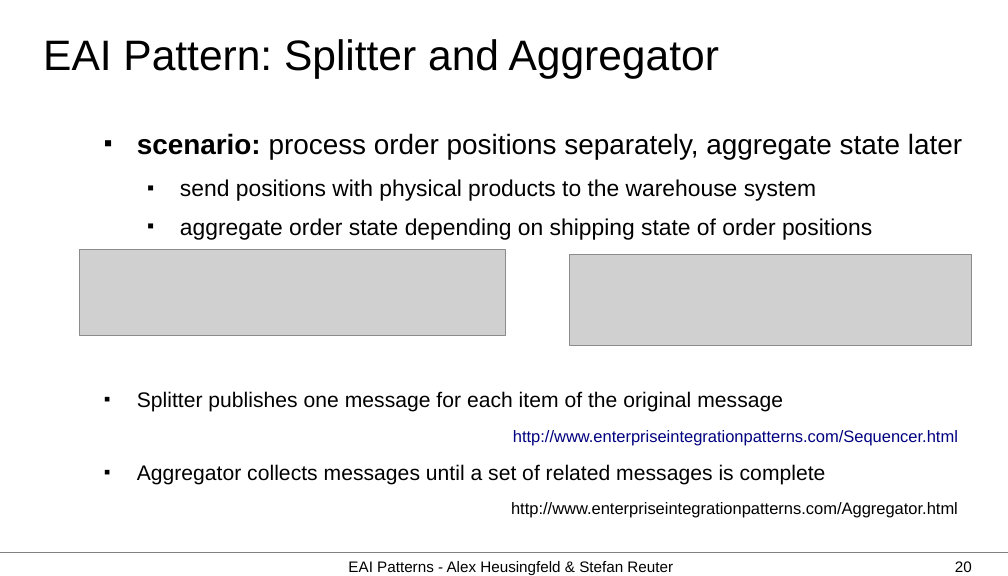
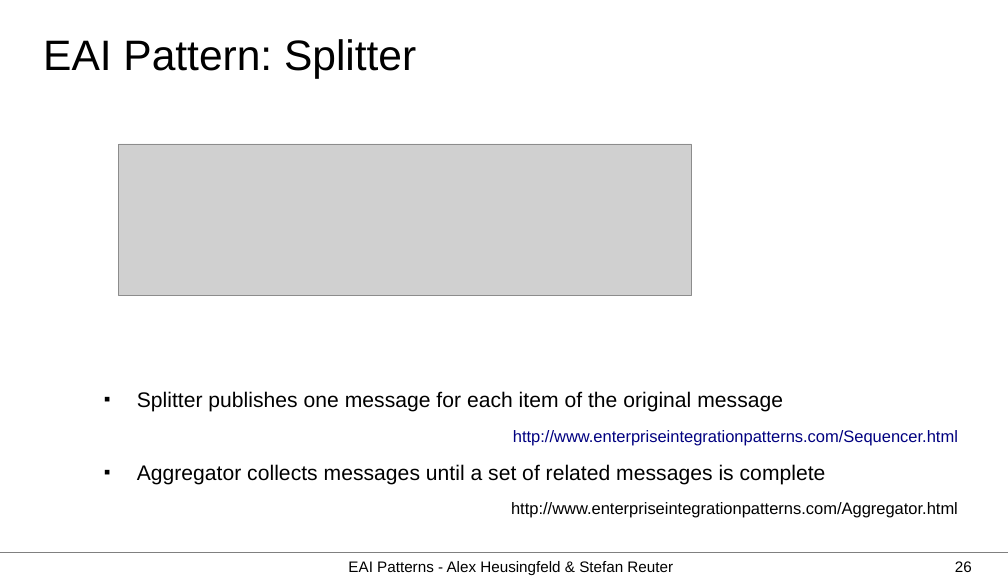
Before and after one commit to aheusingfeld/javaone2012, a slide deck: slide 26 of slides/eai-slides.odp (slide 20 before the commit). Drawn at 1008x576 pixels with LibreOffice and Linux fonts; fonts in the diff are those of the drawing; grey boxes stand for pictures. Boxes give left, top, right and bottom in pixels: in the first picture for what was removed or moved away, otherwise in the second. Text is boxed around its words. In the diff, an @@ line names an element or a change of style, - is before the commit and + after.

```diff
--- a/slides/eai-slides.odp
+++ b/slides/eai-slides.odp
@@ title at [43,39,416,78]: text changed @@
-EAI Pattern: Splitter and Aggregator
+EAI Pattern: Splitter
@@ picture: place and size @@
-picture at [80,250,507,336]
+picture at [119,144,692,295]
@@ text removed at [137,133,962,240] @@
-■ scenario: process order positions separately, aggregate state later
-  ■ send positions with physical products to the warehouse system
-  ■ aggregate order state depending on shipping state of order positions
@@ picture removed at [570,254,972,346] @@
@@ page number at [955,561,972,572]: text changed @@
-20
+26
```
Also in this commit, not shown: 8 other slides changed, 8 slides added.
